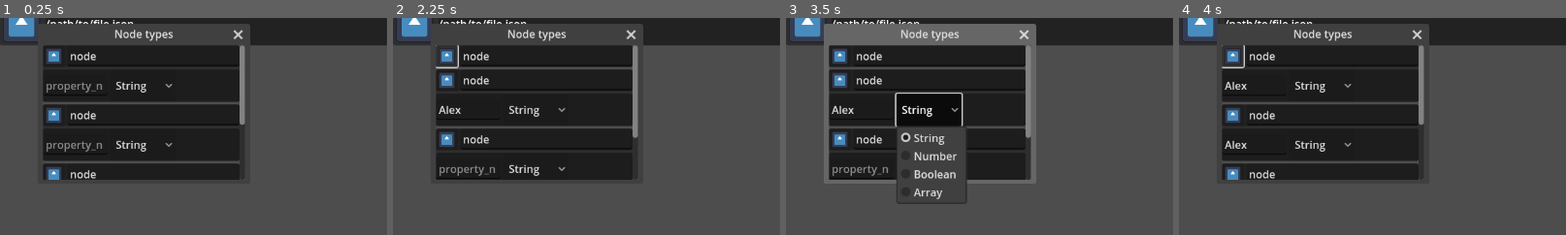
Above: before the commit, frames 1-4 (left to right).
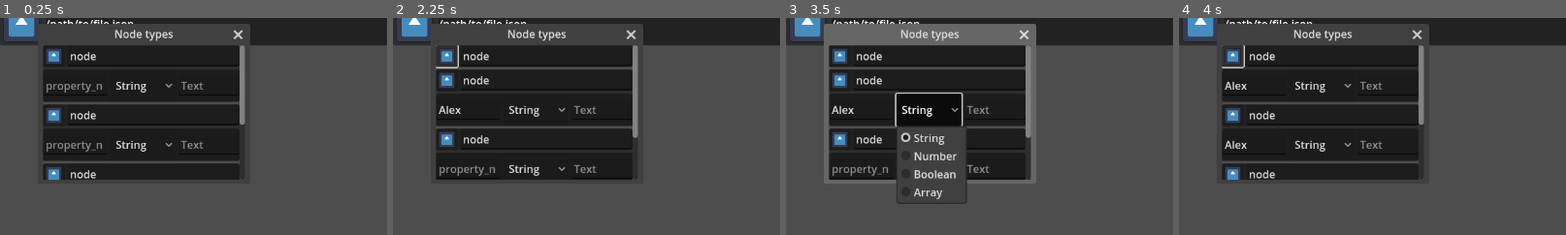
Above: after the commit, the same moments.

Repository: arthurgps2/nodoban
Game: Godot game, scene res://Charter/Charter.tscn
The game is run twice, just before and just after one commit, with the same random seed, the same clock (stepped at 60 frames per second) and the same inputs. The engine's default icon, where the game draws it, is replaced by a stand-in: a white triangle on a blue panel in a dark square.
Inputs (mouse positions are % of the whole screen's width and height, from its top left):
- Up to frame 1 (0.25 s): no input
- Up to frame 2 (2.25 s): click (10, 19) at 0.52 s; type "Alex" at 0.6 s; click (10, 33) at 0.75 s; type "Alex" at 0.83 s; click (10, 46) at 0.98 s; type "Alex" at 1.07 s; click (10, 60) at 1.27 s; type "Alex" at 1.35 s; click (7, 12) at 2.02 s
- Up to frame 3 (3.5 s): click "String" at 2.75 s
- Up to frame 4 (4 s): click (7, 12) at 3.52 s
The pictures show only the part of the screen within x 0-50%, y 4-53%; the shares and areas given below are measured in that part.

The runs differ from the first frame. In frame 1, 0.2% of the frame differs, in the area x 46-53%, y 29-61%; in frame 2, 0.2%; in frame 3, 0.2%, in the area x 46-53%, y 40-72%; in frame 4, 0.2%.

Commit message:
Some more layout changes

Diff:
--- a/Charter/Node Type Menu/Node Property Value/CharterNodePropertyValue.tscn
+++ b/Charter/Node Type Menu/Node Property Value/CharterNodePropertyValue.tscn
@@ -1,6 +1,10 @@
 [gd_scene format=3 uid="uid://bsf00q17e4aoy"]
 
 [node name="CharterNodePropertyValue" type="HBoxContainer"]
+anchors_preset = 10
+anchor_right = 1.0
+offset_bottom = 31.0
+grow_horizontal = 2
 size_flags_horizontal = 3
 size_flags_stretch_ratio = 2.0
 
@@ -22,16 +26,15 @@
 size_flags_vertical = 4
 
 [node name="StringEdit" type="LineEdit" parent="VBoxContainer"]
-visible = false
 layout_mode = 2
 size_flags_horizontal = 3
-placeholder_text = "0"
+placeholder_text = "Text"
 
 [node name="NumberEdit" type="LineEdit" parent="VBoxContainer"]
 visible = false
 layout_mode = 2
 size_flags_horizontal = 3
-placeholder_text = "Text"
+placeholder_text = "0"
 
 [node name="BoolEdit" type="CheckBox" parent="VBoxContainer"]
 visible = false
@@ -44,4 +47,3 @@
 [node name="NewButton" type="Button" parent="VBoxContainer/ArrayEdit"]
 layout_mode = 2
 text = "New item"
-alignment = 0
--- a/Charter/Node Type Menu/Node Property/CharterNodeProperty.tscn
+++ b/Charter/Node Type Menu/Node Property/CharterNodeProperty.tscn
@@ -4,6 +4,10 @@
 
 [node name="CharterNodeProperty" type="PanelContainer"]
 custom_minimum_size = Vector2(0, 48)
+anchors_preset = 10
+anchor_right = 1.0
+offset_bottom = 31.0
+grow_horizontal = 2
 
 [node name="HBoxContainer" type="HBoxContainer" parent="."]
 layout_mode = 2
